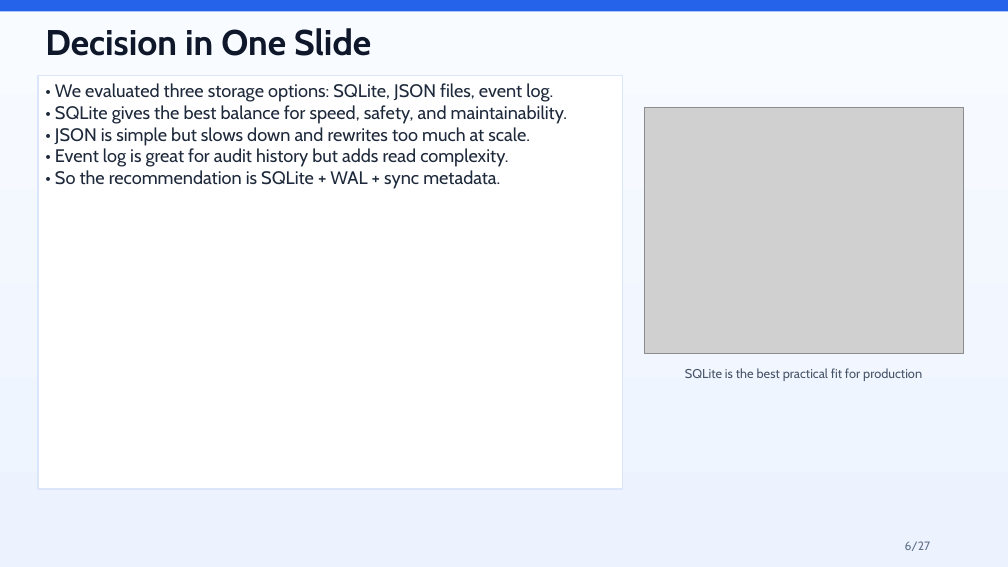
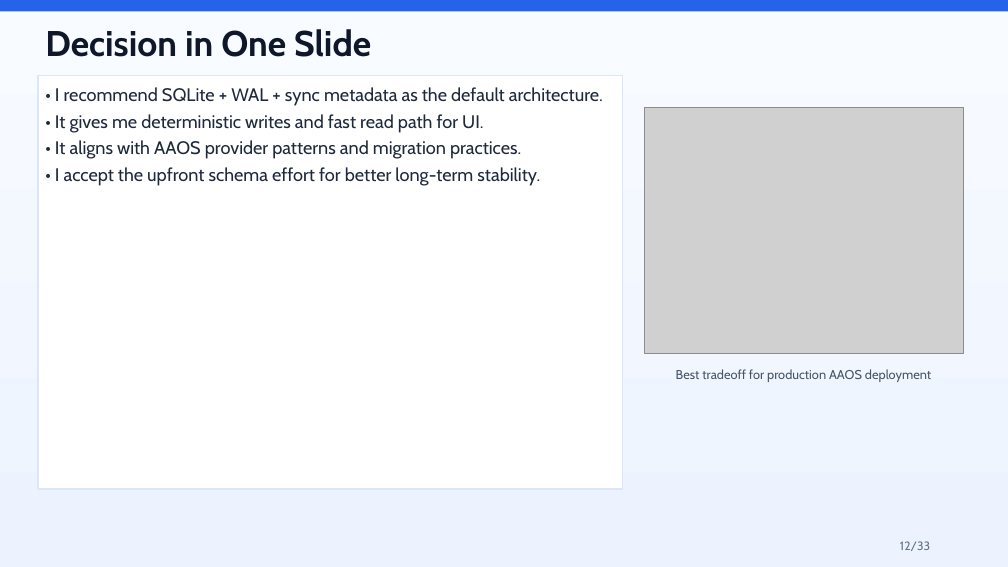
Before and after one commit to partharock/zweithreads-case-study, a slide deck: slide 12 of docs/AAOS_Persistent_Contacts_Case_Study_Presentation.pptx (slide 6 before the commit). Drawn at 1008x567 pixels with LibreOffice and Linux fonts; fonts in the diff are those of the drawing; grey boxes stand for pictures. Boxes give left, top, right and bottom in pixels: in the first picture for what was removed or moved away, otherwise in the second. Text is boxed around its words. In the diff, an @@ line names an element or a change of style, - is before the commit and + after.

```diff
--- a/docs/AAOS_Persistent_Contacts_Case_Study_Presentation.pptx
+++ b/docs/AAOS_Persistent_Contacts_Case_Study_Presentation.pptx
@@ text in rectangle at bbox=[55, 87, 603, 186]: text changed @@
-• We evaluated three storage options: SQLite, JSON files, event log.
-• SQLite gives the best balance for speed, safety, and maintainability.
-• JSON is simple but slows down and rewrites too much at scale.
-• Event log is great for audit history but adds read complexity.
-• So the recommendation is SQLite + WAL + sync metadata.
+• I recommend SQLite + WAL + sync metadata as the default architecture.
+• It gives me deterministic writes and fast read path for UI.
+• It aligns with AAOS provider patterns and migration practices.
+• I accept the upfront schema effort for better long-term stability.
@@ text at bbox=[676, 369, 931, 382]: text changed @@
-SQLite is the best practical fit for production
+Best tradeoff for production AAOS deployment
@@ text at bbox=[900, 541, 930, 551]: text changed @@
-6/27
+12/33
```
Also in this commit, not shown: 6 other slides changed, 26 slides added, 20 slides removed, 2 other files.
